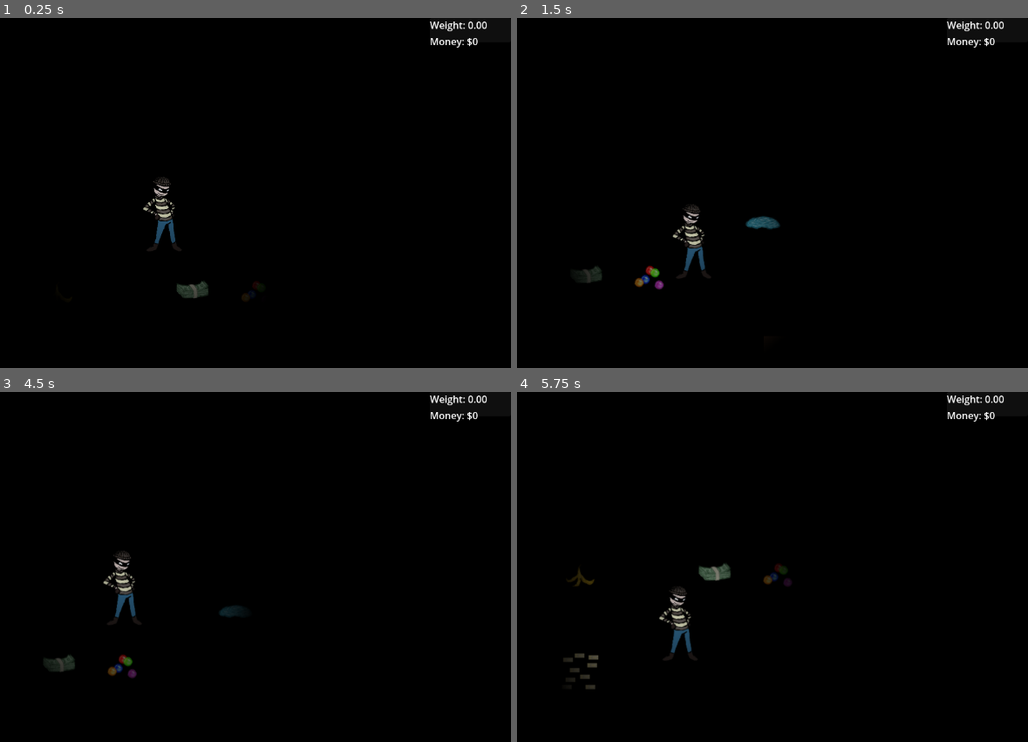
Above: before the commit, frames 1-4 (two rows, left to right).
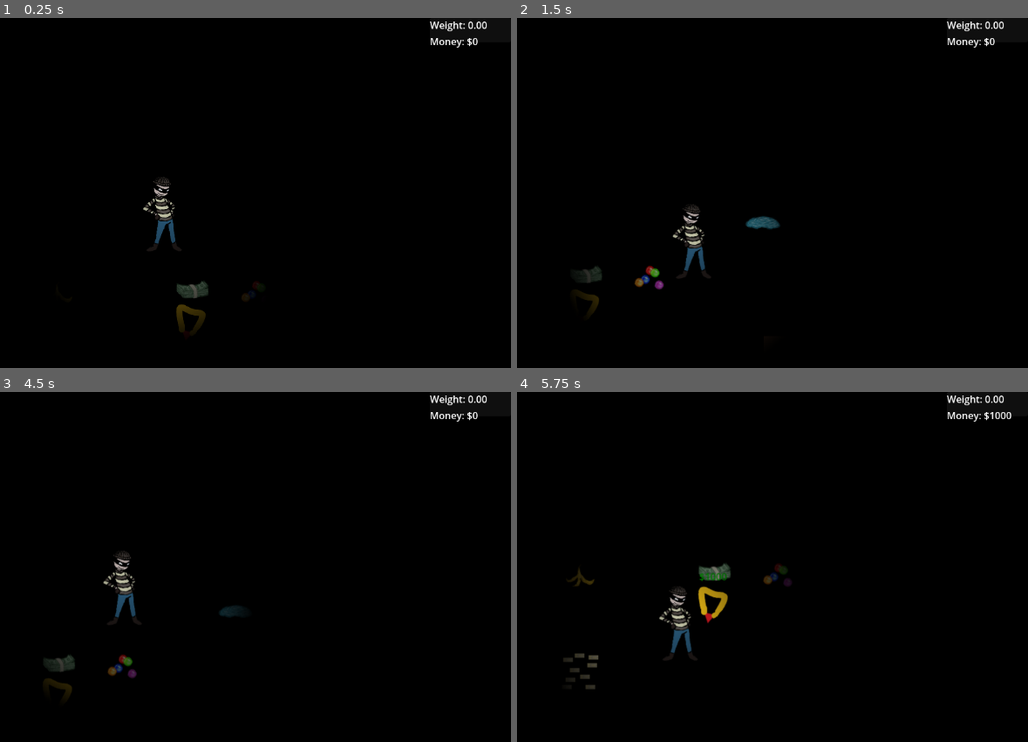
Above: after the commit, the same moments.

Repository: Enriquenf07/game-jam-march-2026
Game: Godot game, scene res://world/world.tscn
Two runs of this game, one before a commit and one after it. Both use one fixed random seed, a clock stepped at 60 frames per second and the inputs below. Sound files missing from this copy of the repository are replaced by a short silence.
Inputs:
- Up to frame 1 (0.25 s): no input
- Up to frame 2 (1.5 s): tap Enter at 0.5 s; hold D (right) 0.53-1.28 s; hold E (interact) 0.53-1.28 s; hold S (down) from 1.28 s (still down); tap Shift (run) at 1.35 s
- Up to frame 3 (4.5 s): release S (down) at 2.03 s; hold D (right) 2.03-2.78 s; hold E (interact) 2.03-2.78 s; hold W (up) 2.78-3.53 s; tap Shift (run) at 2.85, 4.35 s; hold E (interact) 3.53-4.28 s; hold A (left) from 3.53 s (still down)
- Up to frame 4 (5.75 s): release A (left) at 5.03 s; hold S (down) from 5.03 s (still down); hold E (interact) from 5.03 s (still down)

The runs differ from the first frame. In frame 1, 0.2% of the frame differs, in the area x 34-41%, y 81-90%; in frame 2, less than 0.1%; in frame 3, 0.1%; in frame 4, 0.4%, in the area x 35-97%, y 5-67%.

Commit message:
Implemented the jewelry loot item
Implemented the jewelry loot item as well as adding pitch shift to the collection sound.

Diff:
--- a/loot/basic_loot.gd
+++ b/loot/basic_loot.gd
@@ -10,6 +10,7 @@
 
 func _ready() -> void:
 	loot_value_text.text = "$" + str(loot_value)
+	loot_collection_sound.pitch_scale = randf_range(0.95, 1.05)
 
 func _on_body_entered(body: Node2D) -> void:
 	if (not body.is_in_group("player")):
--- /dev/null
+++ b/loot/jewelry.tscn
@@ -0,0 +1,88 @@
+[gd_scene format=3 uid="uid://bp7pfs500k1fq"]
+
+[ext_resource type="Script" uid="uid://b18l85b06qtbf" path="res://loot/basic_loot.gd" id="1_e8brt"]
+[ext_resource type="Texture2D" uid="uid://67hmx35qvt6k" path="res://loot/assets/TEMP_jewelry_loot.png" id="2_e8brt"]
+[ext_resource type="AudioStream" uid="uid://nvtfqvpskg68" path="res://loot/assets/TEMP_cash_pickup.wav" id="3_5egxr"]
+
+[sub_resource type="CircleShape2D" id="CircleShape2D_fwtsj"]
+radius = 34.058773
+
+[sub_resource type="Animation" id="Animation_ckvu6"]
+length = 0.001
+tracks/0/type = "value"
+tracks/0/imported = false
+tracks/0/enabled = true
+tracks/0/path = NodePath(".:position")
+tracks/0/interp = 1
+tracks/0/loop_wrap = true
+tracks/0/keys = {
+"times": PackedFloat32Array(0),
+"transitions": PackedFloat32Array(1),
+"update": 0,
+"values": [Vector2(-20, -23)]
+}
+
+[sub_resource type="Animation" id="Animation_4bogx"]
+resource_name = "loot_value_float"
+tracks/0/type = "value"
+tracks/0/imported = false
+tracks/0/enabled = true
+tracks/0/path = NodePath(".:position")
+tracks/0/interp = 1
+tracks/0/loop_wrap = true
+tracks/0/keys = {
+"times": PackedFloat32Array(0, 1),
+"transitions": PackedFloat32Array(1, 1),
+"update": 0,
+"values": [Vector2(-20, -23), Vector2(-20, -71)]
+}
+
+[sub_resource type="AnimationLibrary" id="AnimationLibrary_bugu0"]
+_data = {
+&"RESET": SubResource("Animation_ckvu6"),
+&"loot_value_float": SubResource("Animation_4bogx")
+}
+
+[node name="Jewelry" type="Area2D" unique_id=1752094584 node_paths=PackedStringArray("loot_visual", "loot_collision", "loot_collection_sound", "loot_value_text", "loot_value_animation")]
+script = ExtResource("1_e8brt")
+loot_value = 1000
+loot_visual = NodePath("LootVisual")
+loot_collision = NodePath("LootCollision")
+loot_collection_sound = NodePath("LootCollectionSoundPlayer")
+loot_value_text = NodePath("LootValueText")
+loot_value_animation = NodePath("LootValueText/LootValueAnimationPlayer")
+
+[node name="LootVisual" type="Sprite2D" parent="." unique_id=80223993]
+texture = ExtResource("2_e8brt")
+
+[node name="LootCollision" type="CollisionShape2D" parent="." unique_id=575496791]
+position = Vector2(0, -2)
+shape = SubResource("CircleShape2D_fwtsj")
+
+[node name="LootCollectionSoundPlayer" type="AudioStreamPlayer" parent="." unique_id=69450956]
+stream = ExtResource("3_5egxr")
+
+[node name="LootValueText" type="Label" parent="." unique_id=648939092]
+visible = false
+z_index = 1
+anchors_preset = 7
+anchor_left = 0.5
+anchor_top = 1.0
+anchor_right = 0.5
+anchor_bottom = 1.0
+offset_left = -20.0
+offset_top = -23.0
+offset_right = 20.0
+grow_horizontal = 2
+grow_vertical = 0
+theme_override_colors/font_color = Color(6.8345666e-06, 0.7738233, 1.540184e-06, 1)
+text = "$100"
+horizontal_alignment = 1
+vertical_alignment = 1
+
+[node name="LootValueAnimationPlayer" type="AnimationPlayer" parent="LootValueText" unique_id=1896309584]
+libraries/ = SubResource("AnimationLibrary_bugu0")
+speed_scale = 2.5
+
+[connection signal="body_entered" from="." to="." method="_on_body_entered"]
+[connection signal="animation_finished" from="LootValueText/LootValueAnimationPlayer" to="." method="_on_loot_value_animation_player_animation_finished"]
--- a/world/world.tscn
+++ b/world/world.tscn
@@ -13,6 +13,7 @@
 [ext_resource type="PackedScene" uid="uid://hjrqcu6wi22w" path="res://traps/puddle/puddle.tscn" id="11_puddle"]
 [ext_resource type="PackedScene" uid="uid://dhqqk4mm3mkgx" path="res://ui/PauseUi/PauseUI.tscn" id="12_mad0u"]
 [ext_resource type="PackedScene" uid="uid://dsg4tspdufk0g" path="res://loot/cash.tscn" id="13_ocfjn"]
+[ext_resource type="PackedScene" uid="uid://bp7pfs500k1fq" path="res://loot/jewelry.tscn" id="14_dqqhb"]
 
 [sub_resource type="RectangleShape2D" id="RectangleShape2D_ai45w"]
 size = Vector2(720, 224)
@@ -77,3 +78,6 @@
 
 [node name="Cash" parent="." unique_id=1752094584 instance=ExtResource("13_ocfjn")]
 position = Vector2(50, 129)
+
+[node name="Jewelry" parent="." unique_id=426449999 instance=ExtResource("14_dqqhb")]
+position = Vector2(44, 180)
Binary file added: loot/assets/TEMP_jewelry_loot.png
Not shown, added: loot/assets/TEMP_jewelry_loot.png.import
